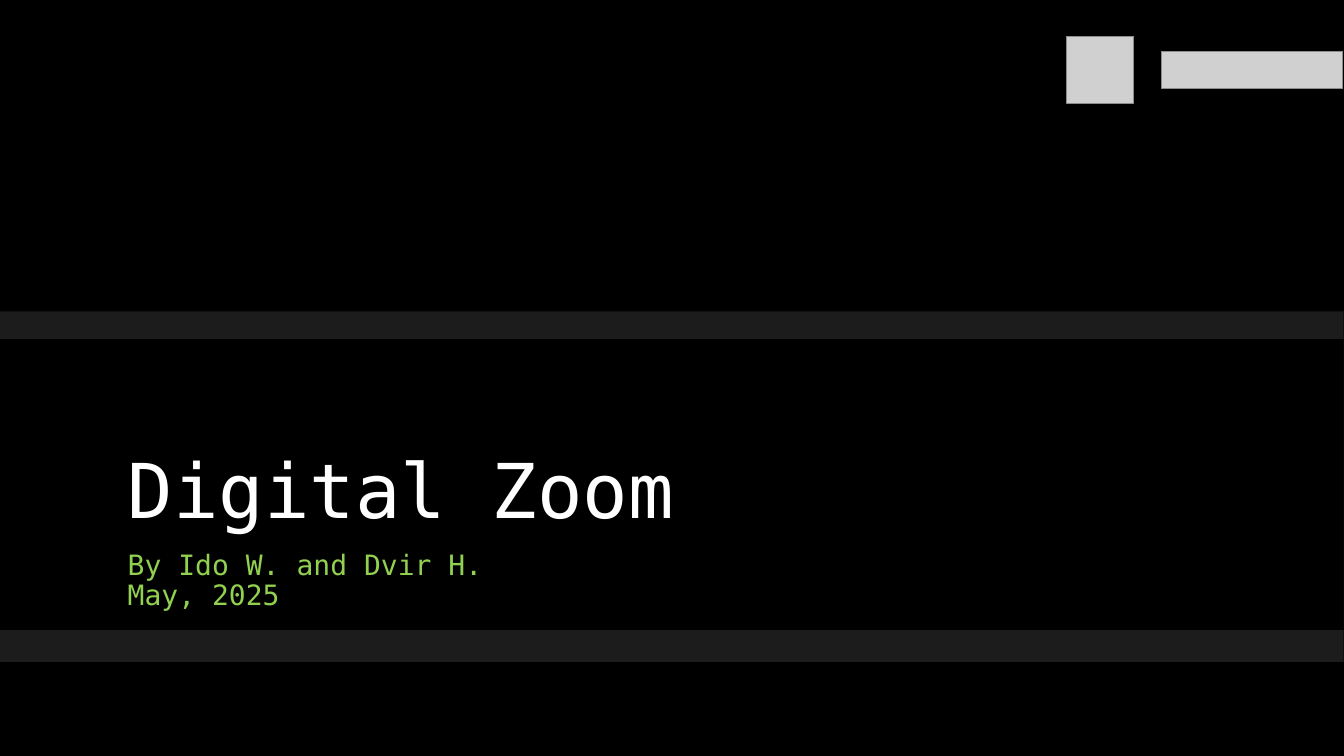
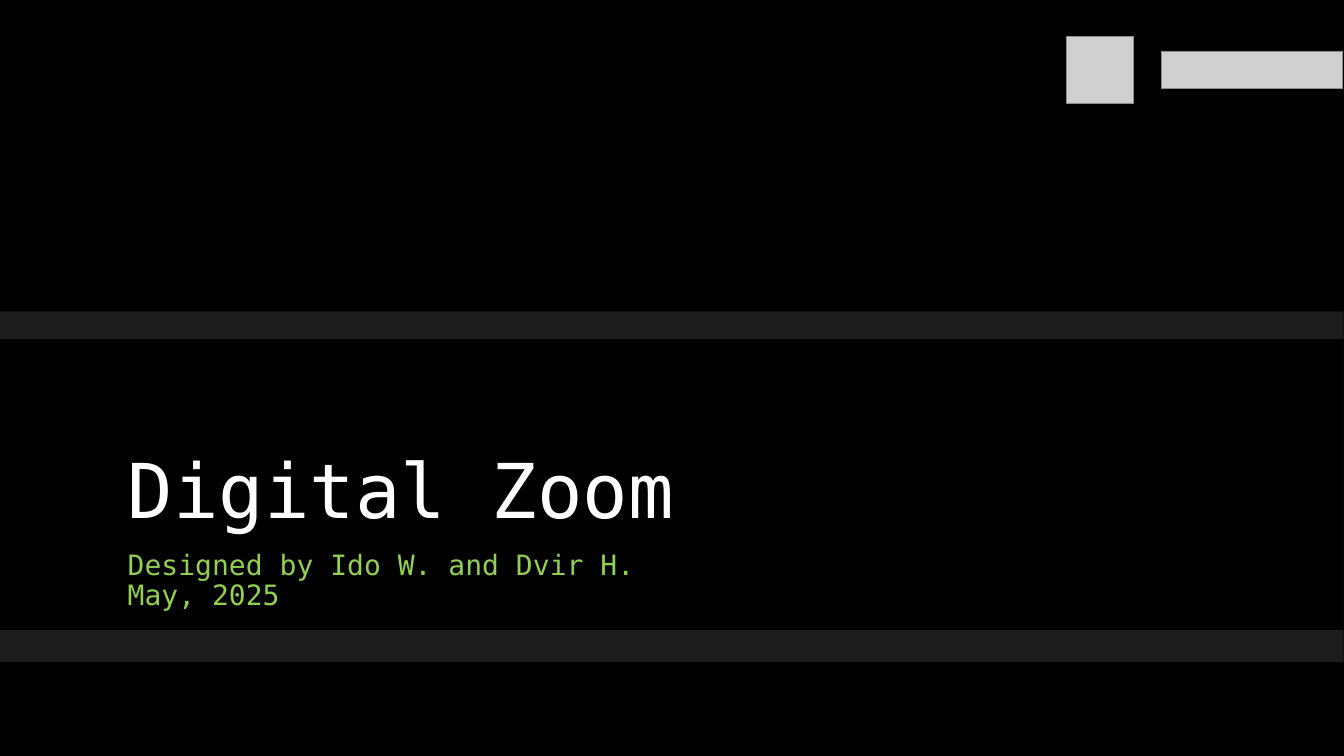
Before and after one commit to idowein/FPGA-image-interpolator, a slide deck: slide 1 of datasheets/Digital Zoom presentation.pptx. Drawn at 1344x756 pixels with LibreOffice and Linux fonts; fonts in the diff are those of the drawing; grey boxes stand for pictures; background and template pictures are left out. Boxes give left, top, right and bottom in pixels: in the first picture for what was removed or moved away, otherwise in the second. Text is boxed around its words. In the diff, an @@ line names an element or a change of style, - is before the commit and + after.

Commit message:
presentation V5.0

```diff
--- a/datasheets/Digital Zoom presentation.pptx
+++ b/datasheets/Digital Zoom presentation.pptx
@@ subtitle at [128,553,634,581]: text changed @@
-By Ido W. and Dvir H.
+Designed by Ido W. and Dvir H.
```
Also in this commit, not shown: 5 other slides changed, 5 slides added, 3 slides removed.
